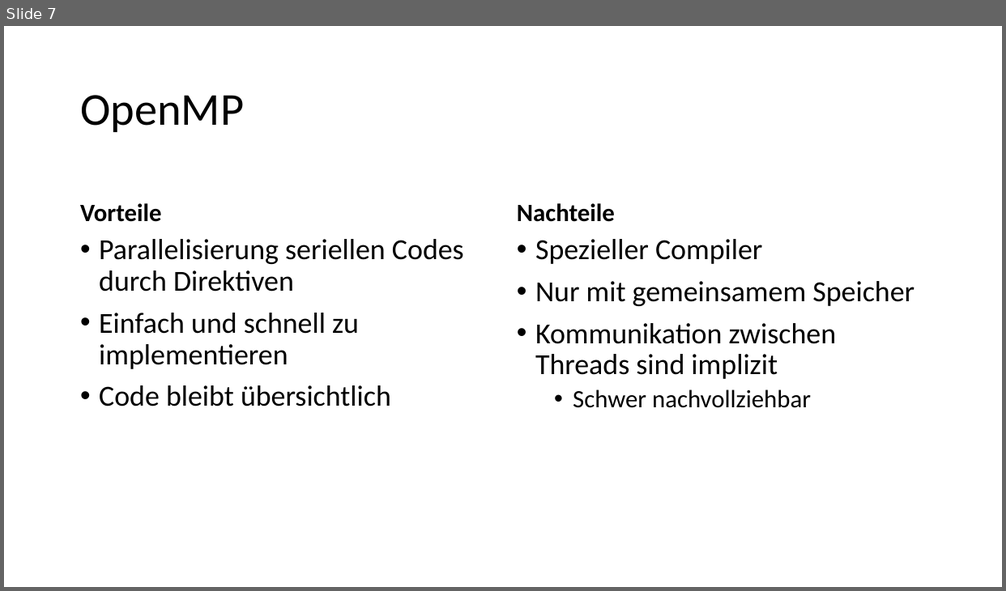
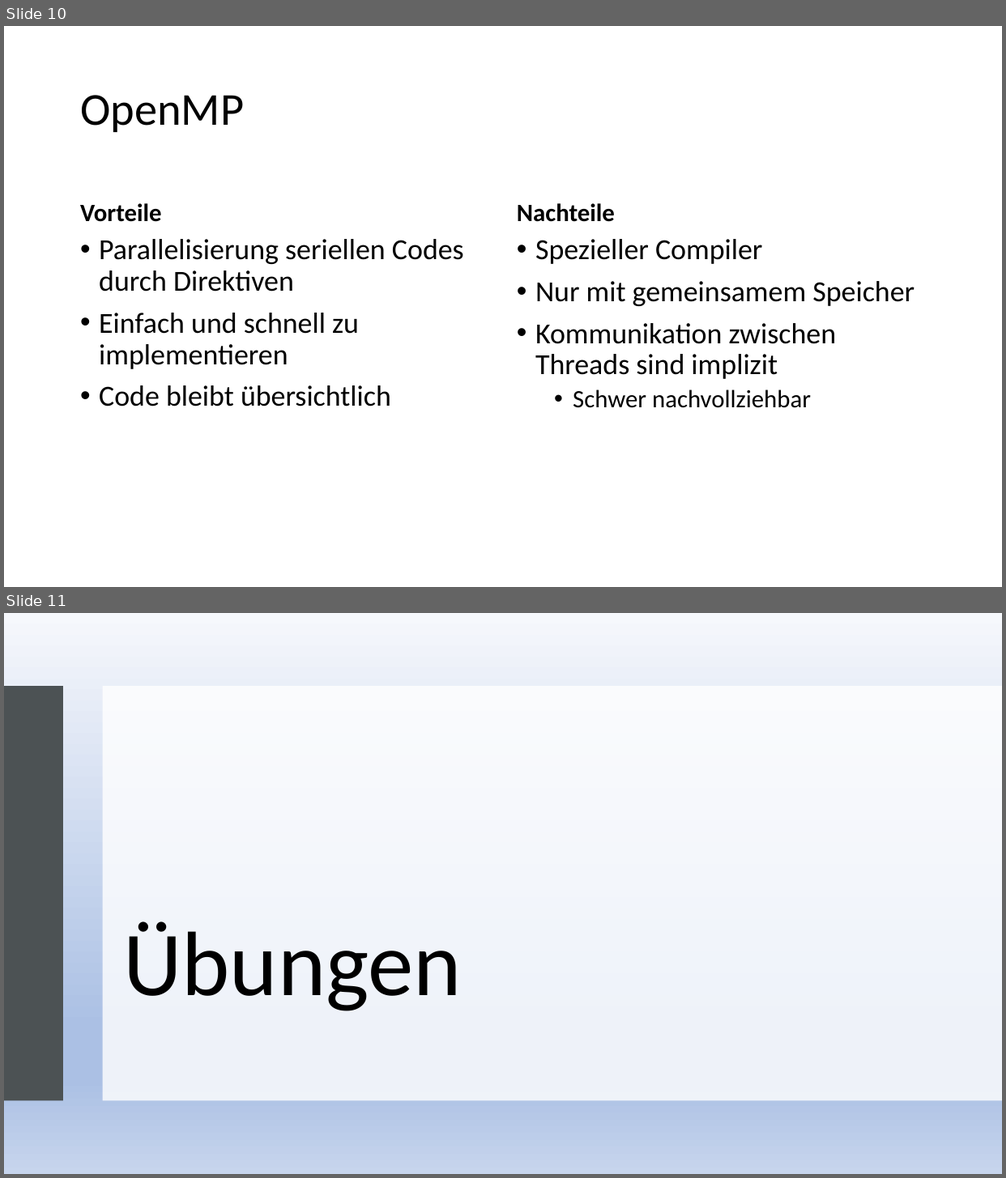
Before and after one commit to dyeske61283/ASE_OpenMP, a slide deck: OpenMP_Folien.pptx. Shown one above the other, each under a label of ours: slide 7 before the commit, slides 10 and 11 after it. The pictures are 1006x591 and 1006x1178 pixels, drawn with LibreOffice and Linux fonts; fonts in the diff are those of the drawing. Boxes give left, top, right and bottom in pixels: in the first picture for what was removed or moved away, otherwise in the second. Text is boxed around its words. In the diff, an @@ line names an element or a change of style, - is before the commit and + after.

Commit message:
Design Präsi angepasst; Fragen zu Übung 1+2 formuliert;

```diff
--- a/OpenMP_Folien.pptx
+++ b/OpenMP_Folien.pptx
@@ slide 11 added at [4,613,1002,1174], background #FFFFFF @@
@@ rectangle added at [4,613,1002,1174], fill gradient #F6F8FC to #ABC0E4 to #C7D5ED @@
@@ rectangle added at [4,686,63,1101], fill #4C5254 @@
@@ rectangle added at [102,686,1002,1101], fill #FFFFFF at 80% opacity @@
@@ title added at [123,922,462,1012], 88 pt, text #000000 @@
+Übungen
@@ what was slide 7 is now slide 10 @@
```
Also in this commit, not shown: 6 slides changed, 6 other slides added, 1 slide removed, 5 other files.
